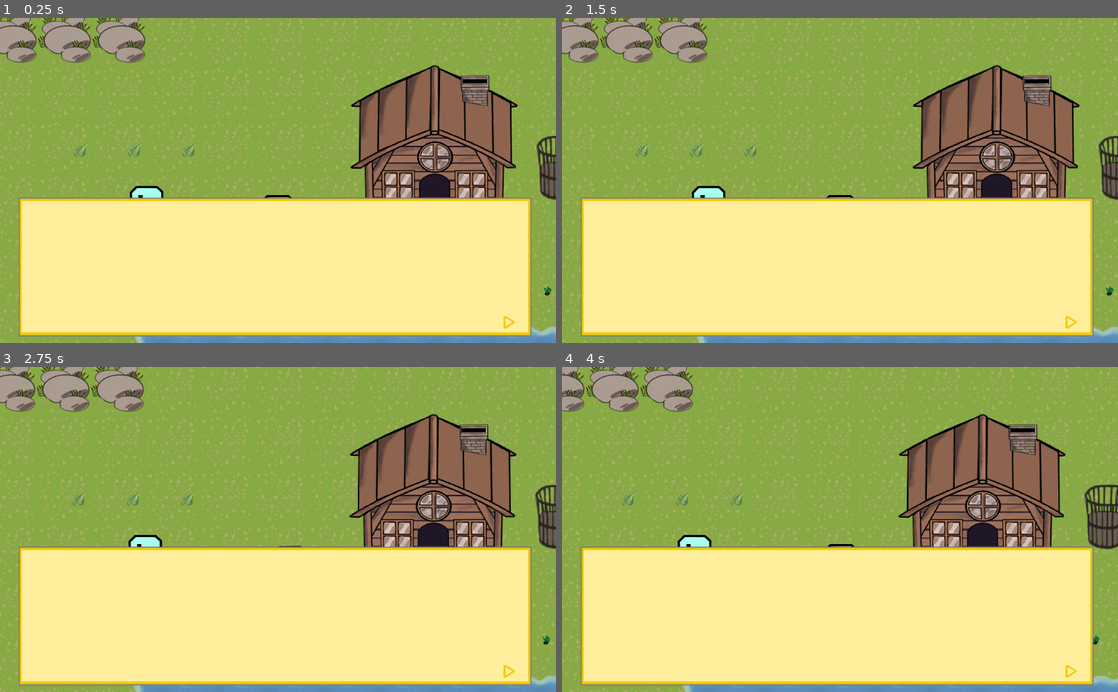
Above: before the commit, frames 1-4 (two rows, left to right).
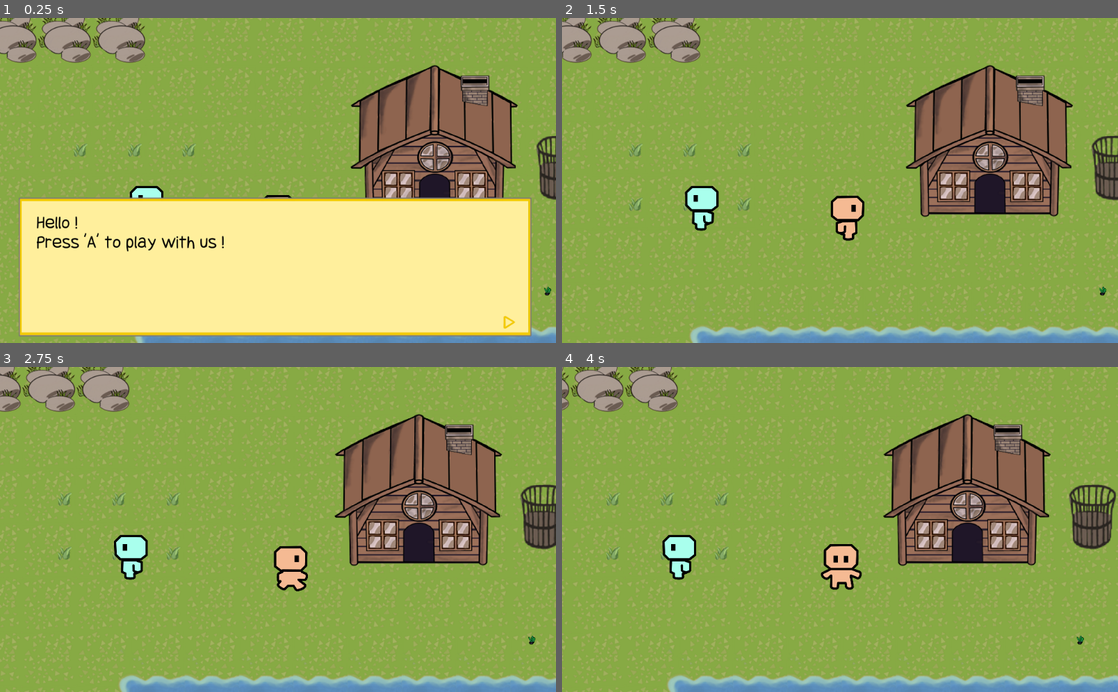
Above: after the commit, the same moments.

Repository: pisgah-fogel/SmallWorld2D
Game: Godot game, scene res://SceneTest.tscn
Same seed, same stepped clock (60 frames per second), same inputs: the game is played once before the commit and once after it.
Inputs (mouse positions are in pixels of both pictures, inside the frame that each line leads up to):
- Up to frame 1 (0.25 s): no input
- Up to frame 2 (1.5 s): tap A at 0.5 s; move the mouse to (962, 164) at 0.52 s; hold Right (ui_right) 0.53-1.25 s; hold Space (ui_action) 0.53-1.25 s; click (962, 164) at 0.67 s; tap Enter (ui_accept) at 0.77 s; drag from (728, 196) to (1106, 294) at 1.27 s
- Up to frame 3 (2.75 s): move the mouse to (333, 458) at 2.02 s; hold Right (ui_right) from 2.03 s (still down); hold Space (ui_action) from 2.03 s (still down)
- Up to frame 4 (4 s): release Right (ui_right) at 2.75 s; release Space (ui_action) at 2.75 s; drag from (812, 594) to (995, 565) at 2.77 s; move the mouse to (1006, 578) at 3.52 s; hold Left (ui_left) from 3.53 s (still down); hold Space (ui_action) from 3.53 s (still down); tap Enter (ui_accept) at 3.77 s

The runs differ from the first frame. In frame 1, 0.6% of the frame differs, in the area x 6-41%, y 60-72%; in frame 2, 50%; in frame 3, 52%; in frame 4, 52%, in the area x 0-100%, y 0-100%.

Commit message:
Add welcoming dialog

Diff:
--- a/Dialogs.gd
+++ b/Dialogs.gd
@@ -1,11 +1,10 @@
-extends Popup
+extends CanvasLayer
 
-onready var mCanvasLayer = $CanvasLayer
+onready var mControl = $Control
 
 func update_placing():
-	print("Resizing: ", get_viewport_rect().size)
-	mCanvasLayer.offset.y = get_viewport_rect().size.y-600
-	mCanvasLayer.offset.x = get_viewport_rect().size.x/2-500
+	offset.y = mControl.get_viewport_rect().size.y-600
+	offset.x = mControl.get_viewport_rect().size.x/2-500
 
 func _ready():
 	get_tree().get_root().connect("size_changed", self, "_size_changed")
@@ -13,3 +12,8 @@
 
 func _size_changed():
 	update_placing()
+
+func _input(event):
+	if event.is_action_pressed("ui_action"):
+		queue_free()
+	get_tree().set_input_as_handled()
--- a/Inventory.tscn
+++ b/Inventory.tscn
@@ -1,7 +1,7 @@
-[gd_scene load_steps=13 format=2]
+[gd_scene load_steps=12 format=2]
 
 [ext_resource path="res://gfx_src/world.png" type="Texture" id=1]
-[ext_resource path="res://gfx_src/Snowfall.otf" type="DynamicFontData" id=2]
+[ext_resource path="res://Inventory_font.tres" type="DynamicFont" id=2]
 [ext_resource path="res://Inventory.gd" type="Script" id=3]
 [ext_resource path="res://gfx_src/ui.png" type="Texture" id=4]
 [ext_resource path="res://ItemSprite.gd" type="Script" id=5]
@@ -651,10 +651,6 @@
 21/shapes = [  ]
 21/z_index = 0
 
-[sub_resource type="DynamicFont" id=6]
-size = 25
-font_data = ExtResource( 2 )
-
 [node name="Control" type="Control"]
 margin_left = -550.0
 margin_top = -399.625
@@ -713,7 +709,7 @@
 margin_top = 156.011
 margin_right = 794.914
 margin_bottom = 200.011
-custom_fonts/font = SubResource( 6 )
+custom_fonts/font = ExtResource( 2 )
 text = "00000000"
 align = 2
 autowrap = true
--- /dev/null
+++ b/Inventory_font.tres
@@ -0,0 +1,8 @@
+[gd_resource type="DynamicFont" load_steps=2 format=2]
+
+[ext_resource path="res://gfx_src/Snowfall.otf" type="DynamicFontData" id=1]
+
+[resource]
+size = 34
+extra_spacing_space = 5
+font_data = ExtResource( 1 )
--- a/SceneTest.gd
+++ b/SceneTest.gd
@@ -7,7 +7,6 @@
 export(int) var water_tile = 4
 
 func _ready():
-	mDialogs.popup_centered_clamped()
 	mGameSaver.load(0)
 	randomize()
 
--- a/SceneTest.tscn
+++ b/SceneTest.tscn
@@ -13,6 +13,7 @@
 [ext_resource path="res://Shop.tscn" type="PackedScene" id=11]
 [ext_resource path="res://gfx_src/dialogs.png" type="Texture" id=12]
 [ext_resource path="res://Dialogs.gd" type="Script" id=13]
+[ext_resource path="res://Inventory_font.tres" type="DynamicFont" id=14]
 
 [sub_resource type="ConvexPolygonShape2D" id=1]
 points = PoolVector2Array( 0, 0, 200, 0, 200, 200, 0, 200 )
@@ -311,19 +312,17 @@
 [node name="Shop" parent="YSort" instance=ExtResource( 11 )]
 position = Vector2( 1117.57, 48.0833 )
 
-[node name="Dialogs" type="Popup" parent="."]
-margin_left = -268.303
-margin_top = 1.33484
-margin_right = -228.303
-margin_bottom = 41.3348
+[node name="Dialogs" type="CanvasLayer" parent="."]
 script = ExtResource( 13 )
+
+[node name="Control" type="Control" parent="Dialogs"]
+margin_right = 40.0
+margin_bottom = 40.0
 __meta__ = {
 "_edit_use_anchors_": false
 }
 
-[node name="CanvasLayer" type="CanvasLayer" parent="Dialogs"]
-
-[node name="TextureRect" type="TextureRect" parent="Dialogs/CanvasLayer"]
+[node name="TextureRect" type="TextureRect" parent="Dialogs/Control"]
 margin_left = 1.33487
 margin_top = 312.353
 margin_right = 1001.33
@@ -332,3 +331,18 @@
 __meta__ = {
 "_edit_use_anchors_": false
 }
+
+[node name="Text" type="RichTextLabel" parent="Dialogs/Control"]
+margin_left = 54.5947
+margin_top = 360.152
+margin_right = 874.595
+margin_bottom = 450.152
+custom_fonts/normal_font = ExtResource( 14 )
+custom_colors/default_color = Color( 0, 0, 0, 1 )
+text = "Hello !
+Press 'A' to play with us !"
+fit_content_height = true
+scroll_active = false
+__meta__ = {
+"_edit_use_anchors_": false
+}
Not shown: 1 places in SceneTest.tscn that only renumber resources
